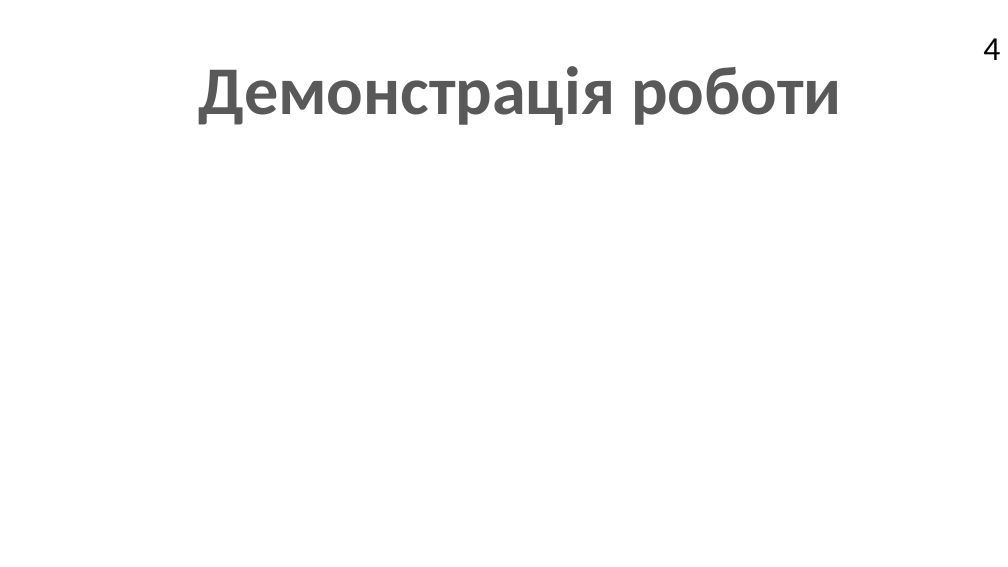
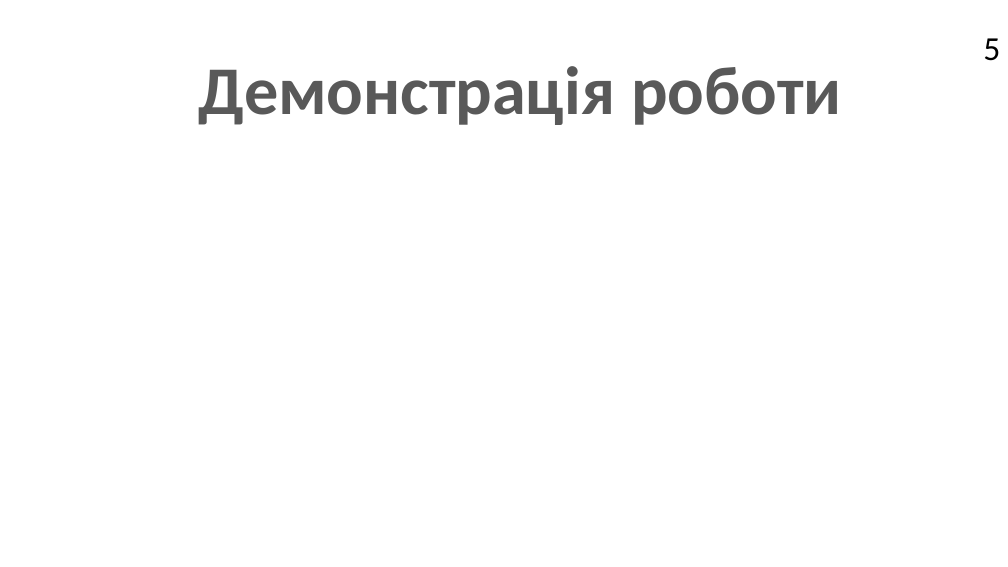
Before and after one commit to TigroviyRyletik/KyrsovaRobota, a slide deck: slide 5 of Шаблон презентації для КР.pptx. Drawn at 1008x567 pixels with LibreOffice and Linux fonts; fonts in the diff are those of the drawing; background and template pictures are left out. Boxes give left, top, right and bottom in pixels: in the first picture for what was removed or moved away, otherwise in the second. Text is boxed around its words. In the diff, an @@ line names an element or a change of style, - is before the commit and + after.

```diff
--- a/Шаблон презентації для КР.pptx
+++ b/Шаблон презентації для КР.pptx
@@ text at box(983, 38, 1000, 61): text changed @@
-4
+5
```
Also in this commit, not shown: 1 other slide changed.
